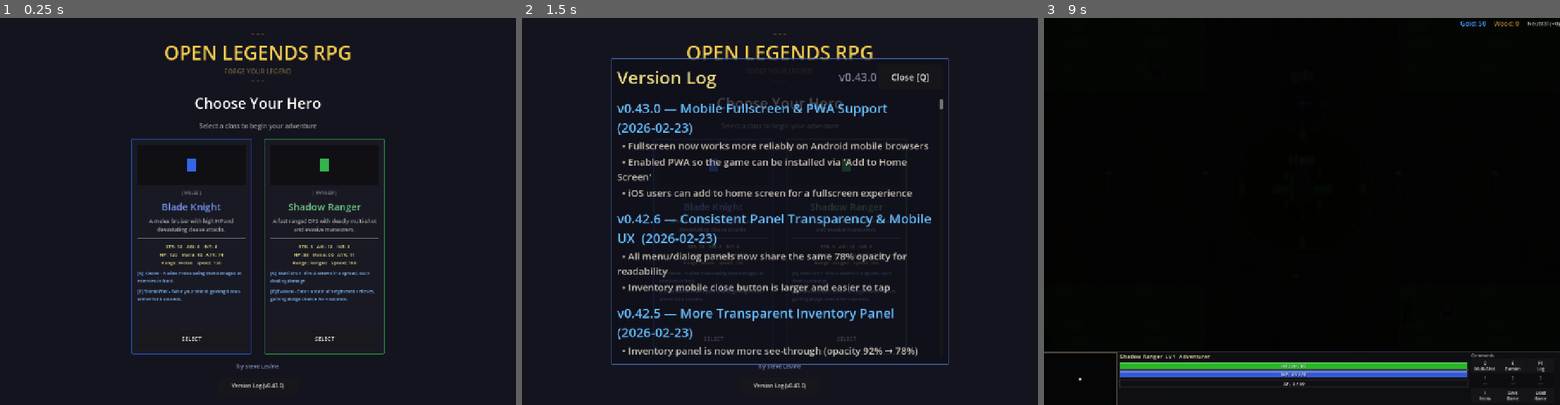
Above: before the commit, frames 1-3 (left to right).
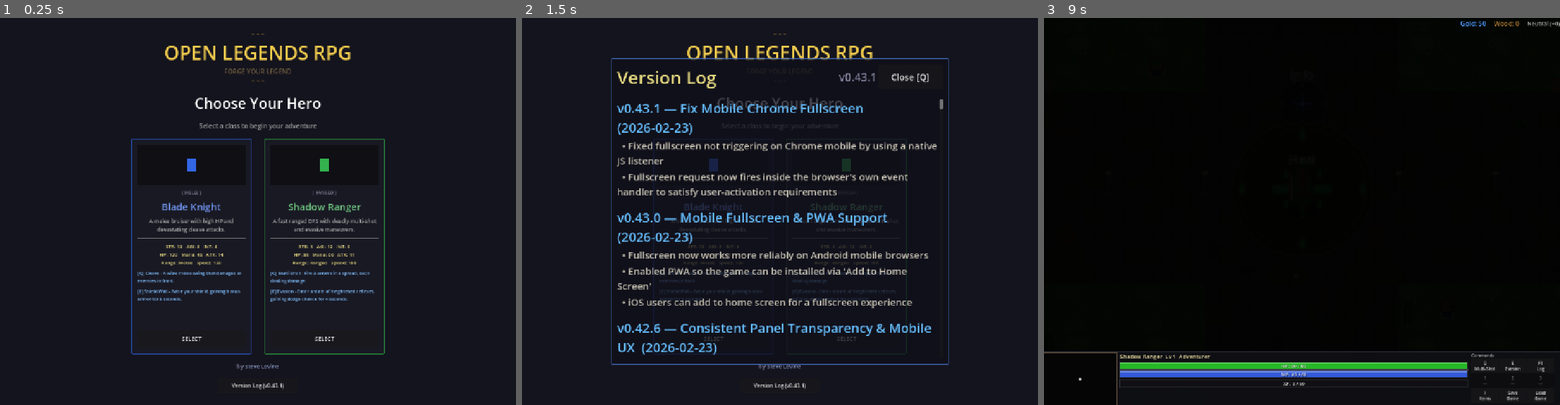
Above: after the commit, the same moments.

Repository: slxny/legends-open-rpg
Game: Godot game, scene res://scenes/main.tscn
Same seed, same stepped clock (60 frames per second), same inputs: the game is played once before the commit and once after it.
Inputs (mouse positions are in pixels of both pictures, inside the frame that each line leads up to):
- Up to frame 1 (0.25 s): no input
- Up to frame 2 (1.5 s): click "Version Log (v0.43.0)" (after the commit: "Version Log (v0.43.1)") at 0.5 s; click "SELECT" at 1.25 s
- Up to frame 3 (9 s): click "SELECT" at 2 s; tap Enter at 2.75, 4.25, 5.75 s; move the mouse to (1415, 192) at 2.77 s; hold D (move_right) 2.78-3.5 s; hold Q (ability_1) 2.78-3.5 s; click (1415, 192) at 2.92 s; tap Space (attack) at 3.5, 6.5 s; drag from (1198, 230) to (1276, 288) at 3.52 s; move the mouse to (1353, 126) at 4.27 s; hold D (move_right) 4.28-5 s; hold Space (attack) 4.28-5 s; click (1353, 126) at 4.42 s; drag from (1276, 288) to (1147, 153) at 5.02 s; move the mouse to (1456, 269) at 5.77 s; hold A (move_left) 5.78-6.5 s; tap 1 at 5.85 s; click (1456, 269) at 5.92 s; drag from (1147, 153) to (1224, 114) at 6.52 s; move the mouse to (1327, 211) at 7.27 s; hold S (move_down) 7.28-8 s; tap 3 at 7.35 s; click (1327, 211) at 7.42 s; drag from (1224, 114) to (1198, 230) at 8.02 s; move the mouse to (1415, 192) at 8.77 s; hold W (move_up) from 8.78 s (still down); hold Q (ability_1) from 8.78 s (still down); click (1415, 192) at 8.92 s

The runs differ from the first frame. In frame 1, less than 0.1% of the frame differs, in the area x 54-55%, y 94-96%; in frame 2, 8.9%, in the area x 18-81%, y 14-96%; in frame 3, nothing differs.

Commit message:
Fix mobile Chrome fullscreen via native JS event listener
The previous approach called requestFullscreen() from Godot's _input(),
which fires after the browser's event loop — Chrome rejects it because
the "user activation" window has already closed. Now we register a
one-time pointerdown/touchstart listener directly on the canvas in
_ready(), so the fullscreen request happens inside the browser's own
event handler and satisfies the user-activation requirement.

https://claude.ai/code/session_011TCgb3YKAF7G9y6uE4ZQeY

Diff:
--- a/scenes/main.gd
+++ b/scenes/main.gd
@@ -19,24 +19,32 @@
 var _world: Node2D = null
 var _player: CharacterBody2D = null
 var _game_started := false
-var _web_fullscreen_requested := false
 
 func _ready() -> void:
 	hero_select.hero_chosen.connect(_on_hero_chosen)
-
-func _input(event: InputEvent) -> void:
-	# On web, request fullscreen on the first user tap/click to hide the address bar.
-	# Uses JavaScriptBridge for broader mobile browser support (Android Chrome, etc.).
-	# Note: iOS Safari does not support the Fullscreen API at all — users must
-	# "Add to Home Screen" to get a fullscreen PWA experience on iOS.
-	if not _web_fullscreen_requested and OS.has_feature("web"):
-		if (event is InputEventMouseButton and event.pressed) or \
-		   (event is InputEventScreenTouch and event.pressed):
-			_web_fullscreen_requested = true
-			if JavaScriptBridge.eval("'requestFullscreen' in document.documentElement", true):
-				JavaScriptBridge.eval("document.documentElement.requestFullscreen().catch(function(){})", true)
-			else:
-				DisplayServer.window_set_mode(DisplayServer.WINDOW_MODE_FULLSCREEN)
+	# Register a native JS event listener on the canvas so fullscreen is
+	# requested inside the browser's own event handler (satisfies the "user
+	# activation" requirement that Chrome/mobile browsers enforce).
+	if OS.has_feature("web"):
+		JavaScriptBridge.eval("""
+			(function() {
+				var c = document.getElementById('canvas');
+				if (!c) c = document.querySelector('canvas');
+				if (!c) return;
+				function goFS(e) {
+					c.removeEventListener('pointerdown', goFS, true);
+					c.removeEventListener('touchstart', goFS, true);
+					var el = document.documentElement;
+					if (el.requestFullscreen) {
+						el.requestFullscreen().catch(function(){});
+					} else if (el.webkitRequestFullscreen) {
+						el.webkitRequestFullscreen();
+					}
+				}
+				c.addEventListener('pointerdown', goFS, true);
+				c.addEventListener('touchstart', goFS, true);
+			})();
+		""", true)
 
 func _on_hero_chosen(hero_class: String) -> void:
 	if _game_started:
--- a/scenes/ui/changelog_dialog.gd
+++ b/scenes/ui/changelog_dialog.gd
@@ -9,9 +9,18 @@
 var _is_visible: bool = false
 var _is_mobile: bool = false
 
-const GAME_VERSION := "v0.43.0"
+const GAME_VERSION := "v0.43.1"
 
 const CHANGELOG: Array[Dictionary] = [
+	{
+		"version": "v0.43.1",
+		"title": "Fix Mobile Chrome Fullscreen",
+		"date": "2026-02-23",
+		"entries": [
+			"Fixed fullscreen not triggering on Chrome mobile by using a native JS listener",
+			"Fullscreen request now fires inside the browser's own event handler to satisfy user-activation requirements",
+		]
+	},
 	{
 		"version": "v0.43.0",
 		"title": "Mobile Fullscreen & PWA Support",
